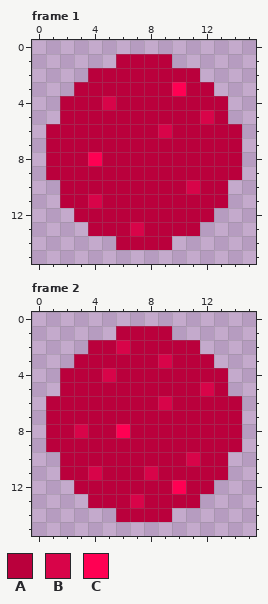
Two versions of one pixel-art file, 2D Platformer/Sprites/Obsticles/Missiles/MissileBall.aseprite. The first picture shows the starting point.
16x16 pixels, 4 frames. Shown: frame 1, frame 2. The commit also changed other frames, which this record leaves out.
Palette (. is transparent): A #ba003c  B #d80449  C #ff0053
Pixels before, frame 1, first column x 1:
 1 .....AAAA.....
 2 ...AAAAAAAA...
 3 ..AAAAAAACAA..
 4 .AAABAAAAAAAA.
 5 .AAAAAAAAAABA.
 6 AAAAAAAABAAAAA
 7 AAAAAAAAAAAAAA
 8 AAACAAAAAAAAAA
 9 AAAAAAAAAAAAAA
10 .AAAAAAAAABAA.
11 .AABAAAAAAAAA.
12 ..AAAAAAAAAA..
13 ...AAABAAAA...
14 .....AAAA.....
Pixels before, frame 2, first column x 1:
 1 .....AAAA.....
 2 ...AABAAAAA...
 3 ..AAAAAABAAA..
 4 .AAABAAAAAAAA.
 5 .AAAAAAAAAABA.
 6 AAAAAAAABAAAAA
 7 AAAAAAAAAAAAAA
 8 AABAACAAAAAAAA
 9 AAAAAAAAAAAAAA
10 .AAAAAAAAABAA.
11 .AABAAABAAAAA.
12 ..AAAAAAACAA..
13 ...AAABAAAA...
14 .....AAAA.....
Once edited:
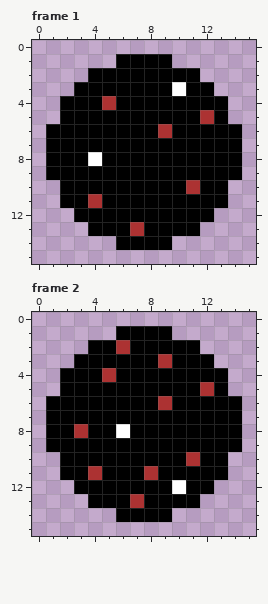
Change:
colour A: #ba003c -> #000000
colour B: #d80449 -> #ac3232
colour C: #ff0053 -> #ffffff
